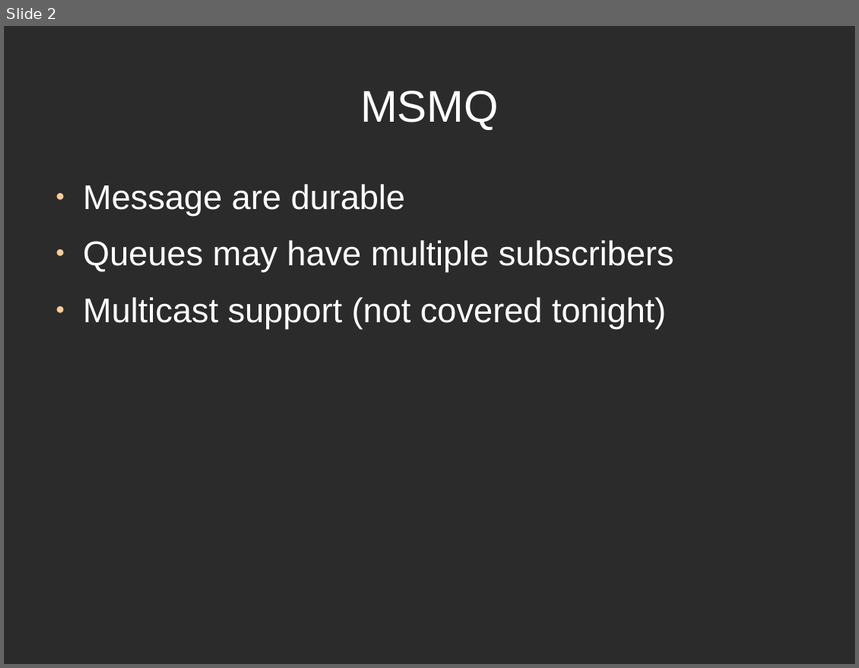
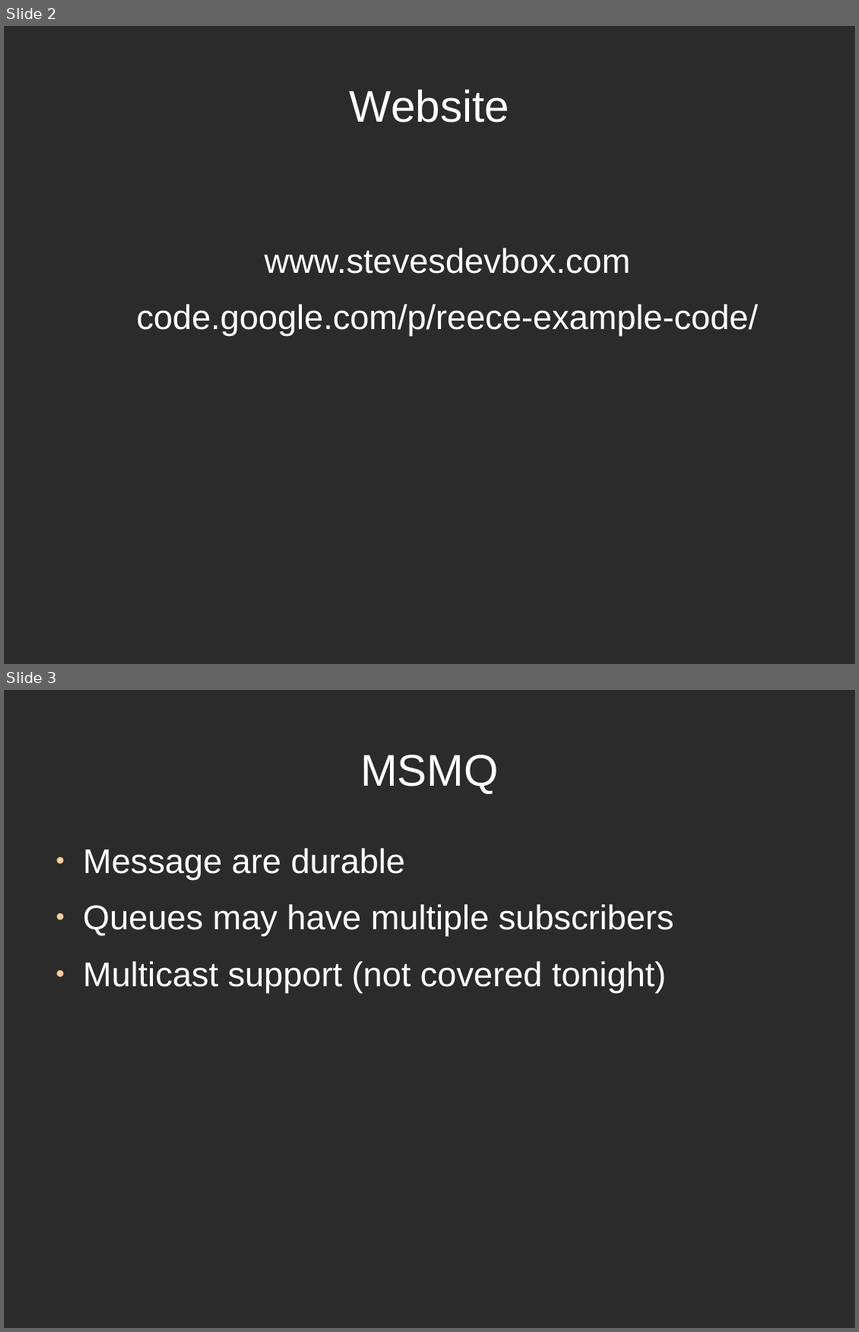
Before and after one commit to satheeshnets/reece-example-code, a slide deck: Presentations/2011.06.BSDG/MSMQ.odp. Shown one above the other, each under a label of ours: slide 2 before the commit, slides 2 and 3 after it. The pictures are 859x668 and 859x1332 pixels, drawn with LibreOffice and Linux fonts; fonts in the diff are those of the drawing; background and template pictures are left out; a plain dark background stands for a picture behind light text. Boxes give left, top, right and bottom in pixels: in the first picture for what was removed or moved away, otherwise in the second. Text is boxed around its words. In the diff, an @@ line names an element or a change of style, - is before the commit and + after.

```diff
--- a/Presentations/2011.06.BSDG/MSMQ.odp
+++ b/Presentations/2011.06.BSDG/MSMQ.odp
@@ slide 2 added at [4, 26, 855, 664], background picture (left out) @@
@@ title added at [350, 89, 509, 123], 41.4 pt, text #FFFFFF @@
+Website
@@ text added at [136, 248, 758, 336], 32 pt, text #FFFFFF @@
+www.stevesdevbox.com
+code.google.com/p/reece-example-code/
@@ what was slide 2 is now slide 3 @@
```
Also in this commit, not shown: 1 slide changed, 1 other file.
